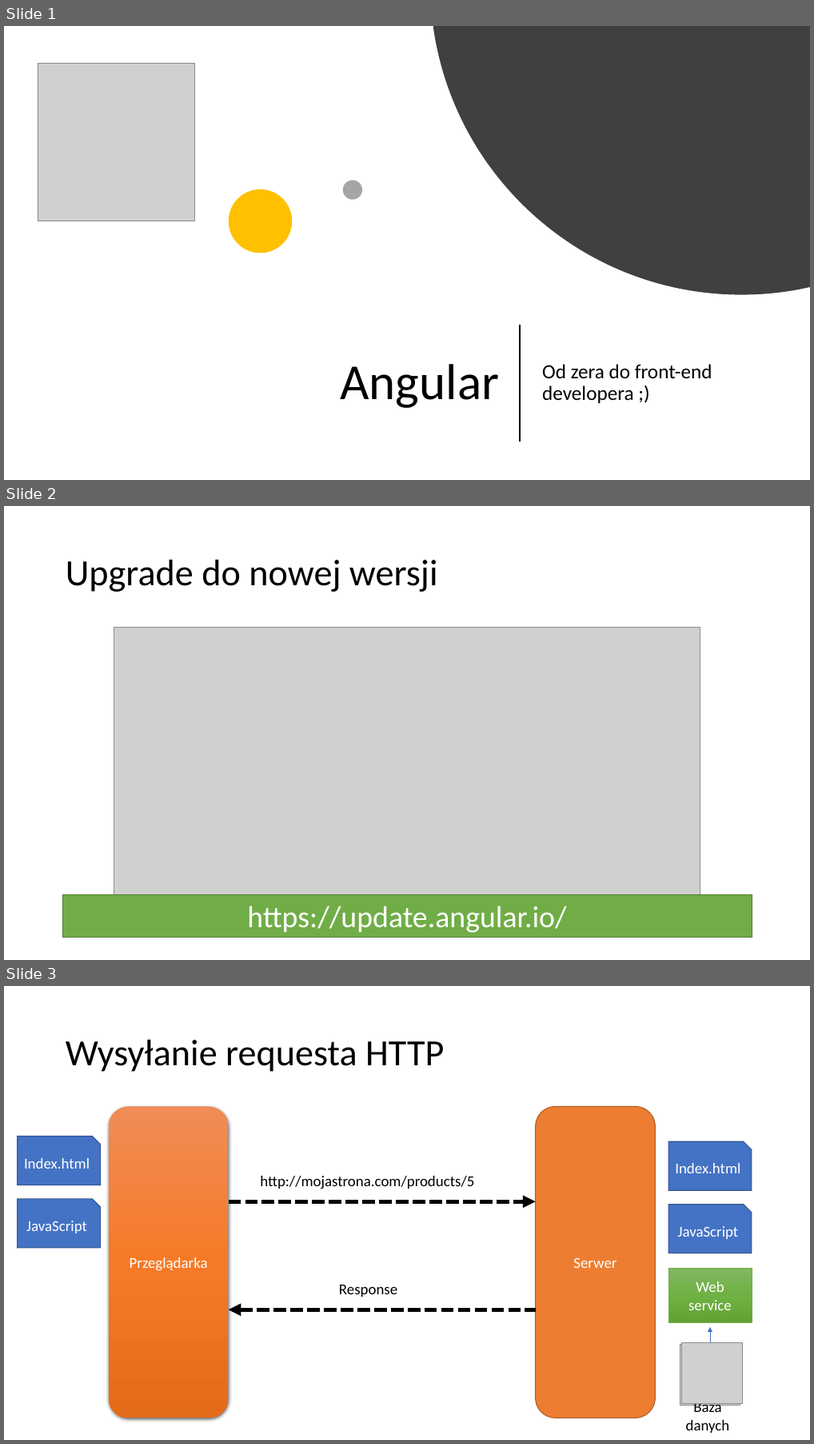
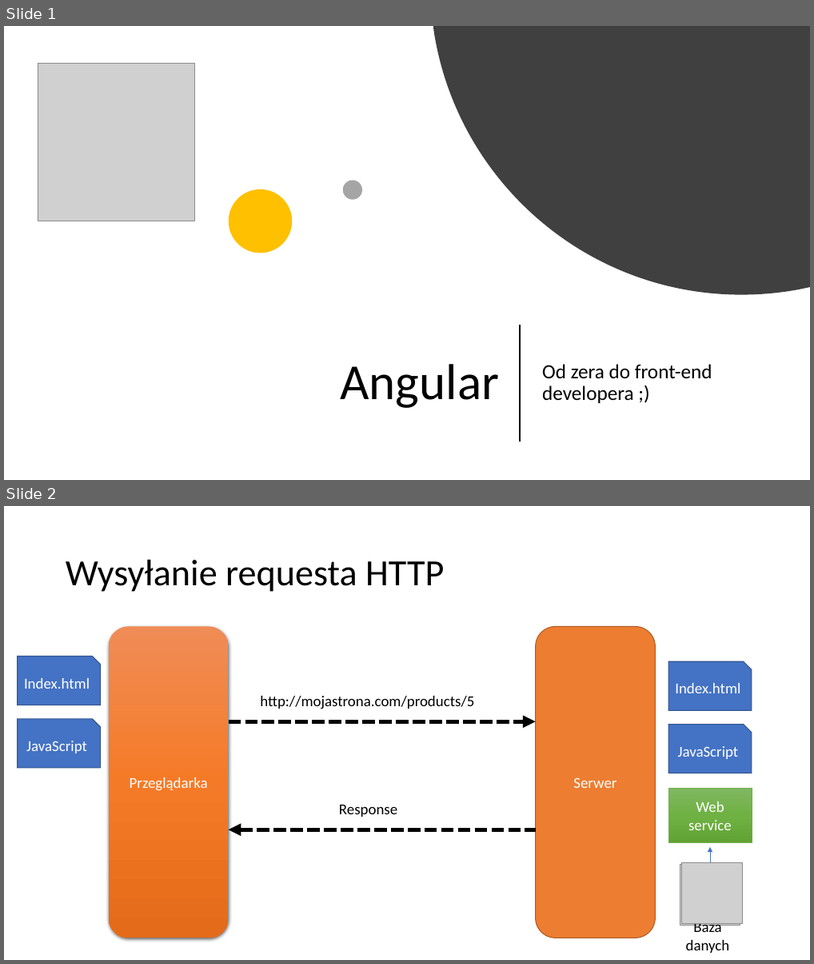
Before and after one commit to VadimPeczynski/Angular-Workshop, a slide deck: 3/presentation/Angular 3.pptx. Shown one above the other, each under a label of ours: slides 1, 2 and 3 before the commit, slides 1 and 2 after it. The pictures are 814x1444 and 814x964 pixels, drawn with LibreOffice and Linux fonts; fonts in the diff are those of the drawing; grey boxes stand for pictures. Boxes give left, top, right and bottom in pixels: in the first picture for what was removed or moved away, otherwise in the second. Text is boxed around its words. In the diff, an @@ line names an element or a change of style, - is before the commit and + after.

Commit message:
Upgrade slide was moved to presentation 1

```diff
--- a/3/presentation/Angular 3.pptx
+++ b/3/presentation/Angular 3.pptx
@@ slide 2 removed at (x1=4, y1=506, x2=810, y2=960), background #FFFFFF @@
@@ title removed at (x1=66, y1=560, x2=438, y2=592) @@
-Upgrade do nowej wersji
@@ picture removed at (x1=114, y1=627, x2=700, y2=915) @@
@@ rectangle removed at (x1=62, y1=894, x2=752, y2=937) @@
-https://update.angular.io/
@@ what was slide 3 is now slide 2 @@
```
Also in this commit, not shown: 1 other file.
